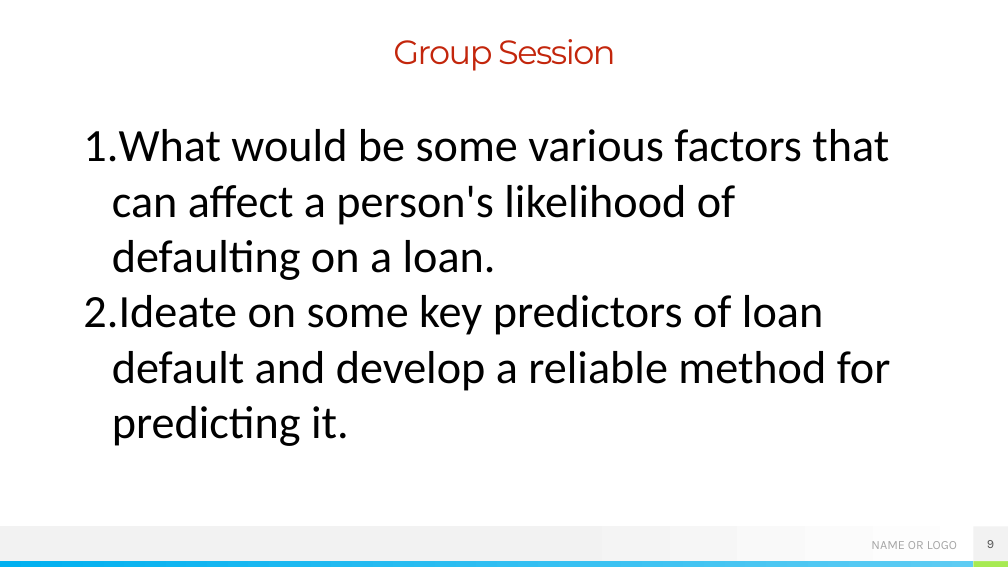
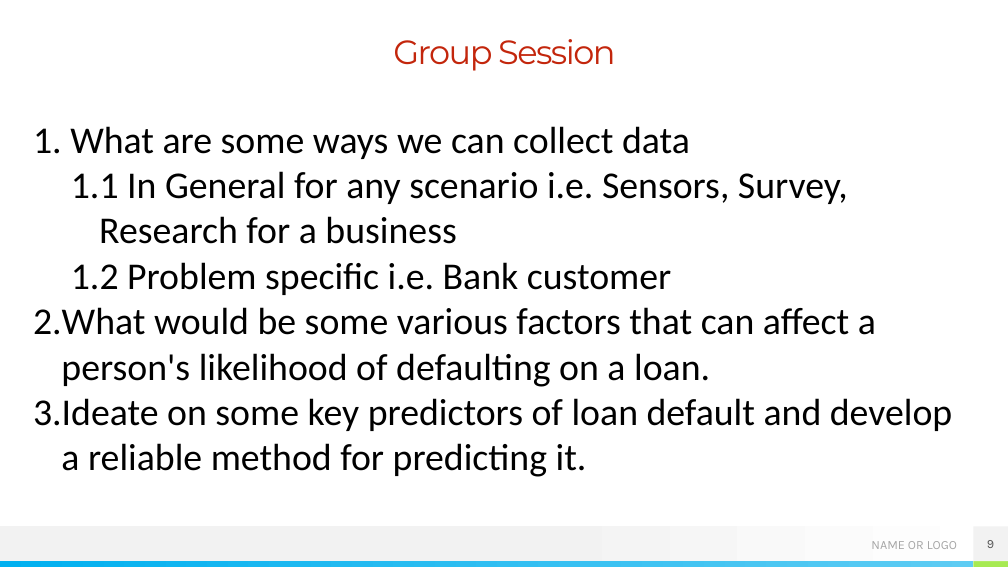
Before and after one commit to meaLuda/WTM-DE-2022-WRKSHP, a slide deck: slide 9 of Workshop iHub 17th.pptx. Drawn at 1008x567 pixels with LibreOffice and Linux fonts; fonts in the diff are those of the drawing. Boxes give left, top, right and bottom in pixels: in the first picture for what was removed or moved away, otherwise in the second. Text is boxed around its words. In the diff, an @@ line names an element or a change of style, - is before the commit and + after.

```diff
--- a/Workshop iHub 17th.pptx
+++ b/Workshop iHub 17th.pptx
@@ text "What are some ways we ...": place and size @@
-text "What are some ways we ..." at box(83, 129, 891, 446)
+text "What are some ways we ..." at box(33, 126, 952, 477)
@@ text at box(70, 126, 848, 295): paragraphs added @@
+1. What are some ways we can collect data
+  1. 1 In General for any scenario i.e. Sensors, Survey, Research for a business
+  1.2 Problem specific i.e. Bank customer
@@ text at box(33, 307, 952, 477): size 44 to 36 pt in "What would be some various factors that ...", "Ideate on some key predictors of loan ..." @@
```
Also in this commit, not shown: 2 other slides changed, 2 other files.
